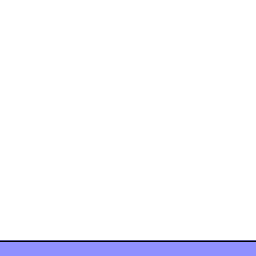
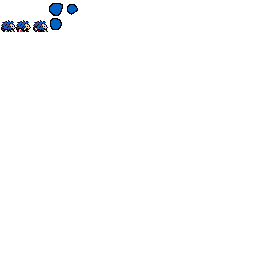
Revision of a layered 256×256 image; what changed, layer by layer:
hid "Paint Layer 17" over [0,240,256,256]
added layer "Paint Layer 18 Merged" in group "Characters" over [0,3,256,256]
